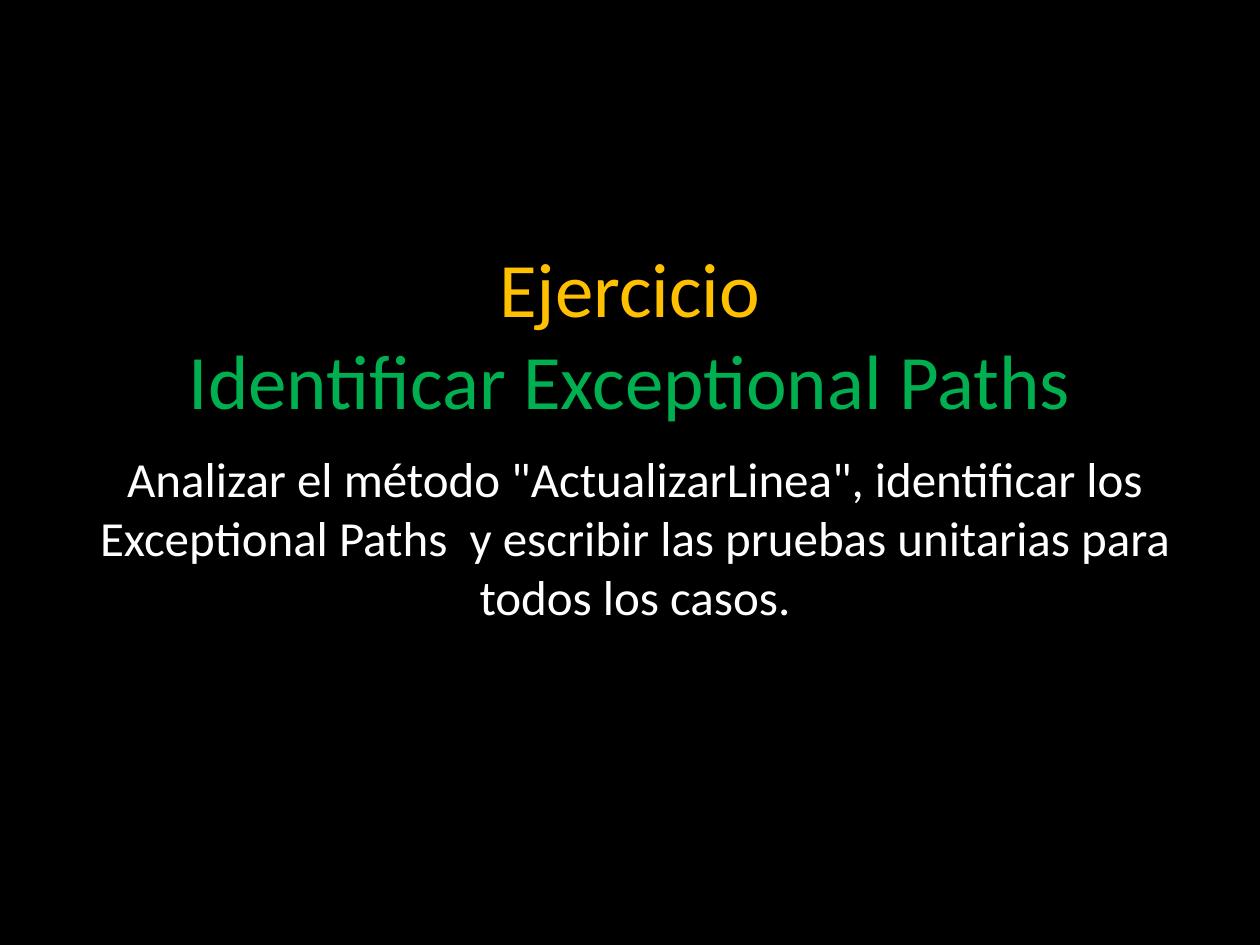
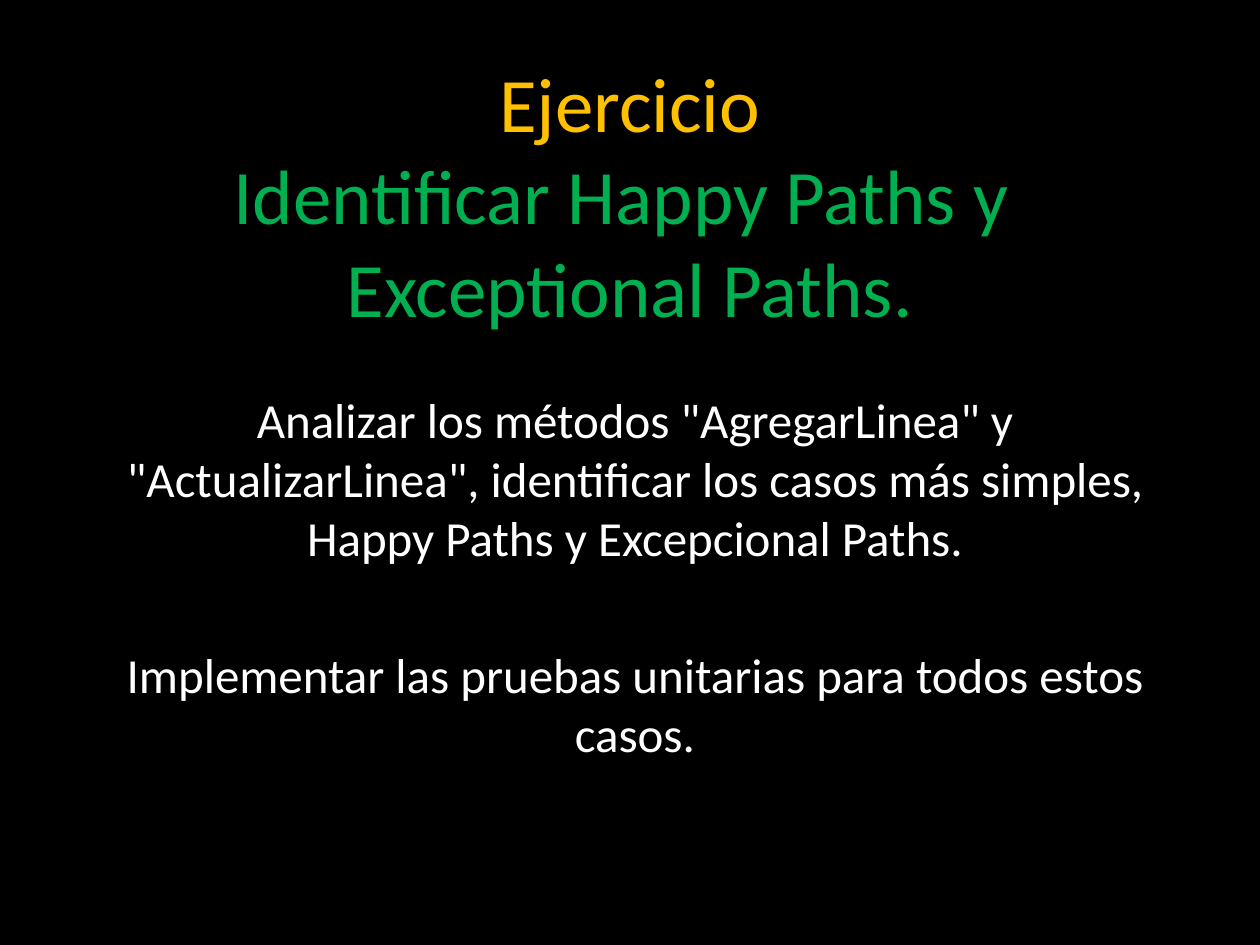
Before and after one commit to angelnunezsalazar/Test-Automation-NET, a slide deck: slide 36 of Diapositivas/1. Unit Testing.pptx (slide 35 before the commit). Drawn at 1260x945 pixels with LibreOffice and Linux fonts; fonts in the diff are those of the drawing; background and template pictures are left out. Boxes give left, top, right and bottom in pixels: in the first picture for what was removed or moved away, otherwise in the second. Text is boxed around its words. In the diff, an @@ line names an element or a change of style, - is before the commit and + after.

```diff
--- a/Diapositivas/1. Unit Testing.pptx
+++ b/Diapositivas/1. Unit Testing.pptx
@@ title at bbox=[233, 79, 1008, 330]: text changed @@
-Ejercicio
-Identificar Exceptional Paths
+Ejercicio
+Identificar Happy Paths y Exceptional Paths.
@@ text at bbox=[127, 404, 1143, 753]: text changed @@
-Analizar el método "ActualizarLinea", identificar los Exceptional Paths y escribir las pruebas unitarias para todos los casos.
+Analizar los métodos "AgregarLinea" y "ActualizarLinea", identificar los casos más simples, Happy Paths y Excepcional Paths.
+Implementar las pruebas unitarias para todos estos casos.
```
Also in this commit, not shown: 5 other slides changed, 4 slides added, 3 slides removed, 2 other files.
